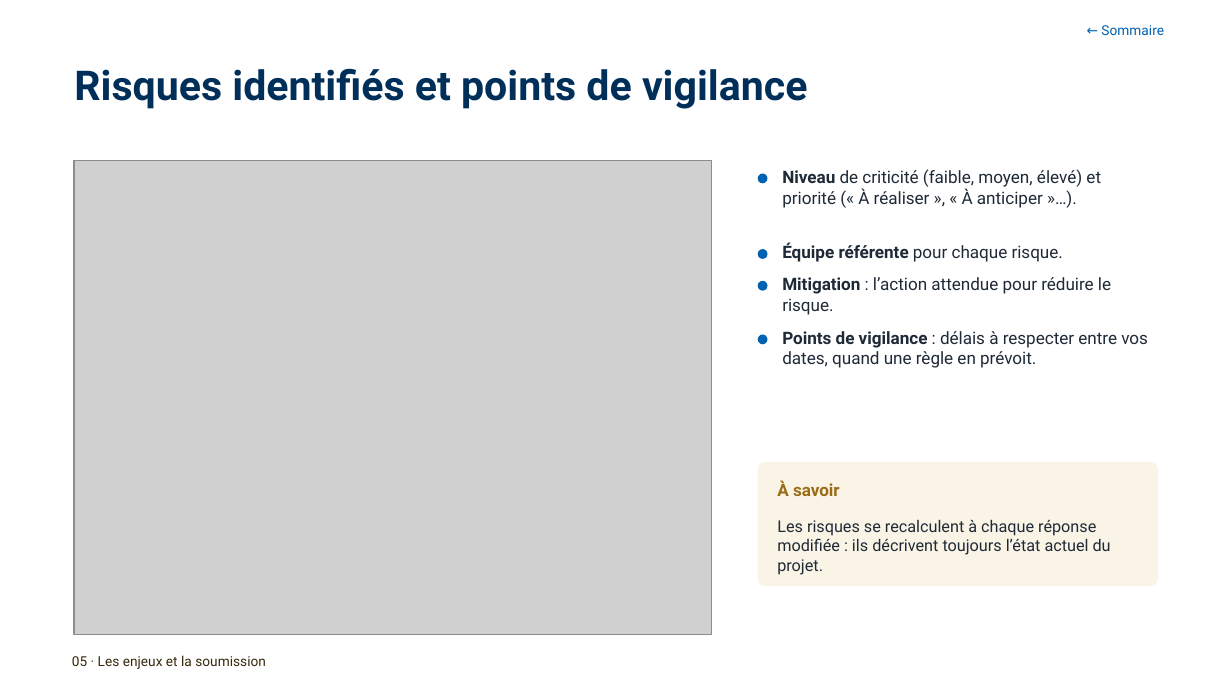
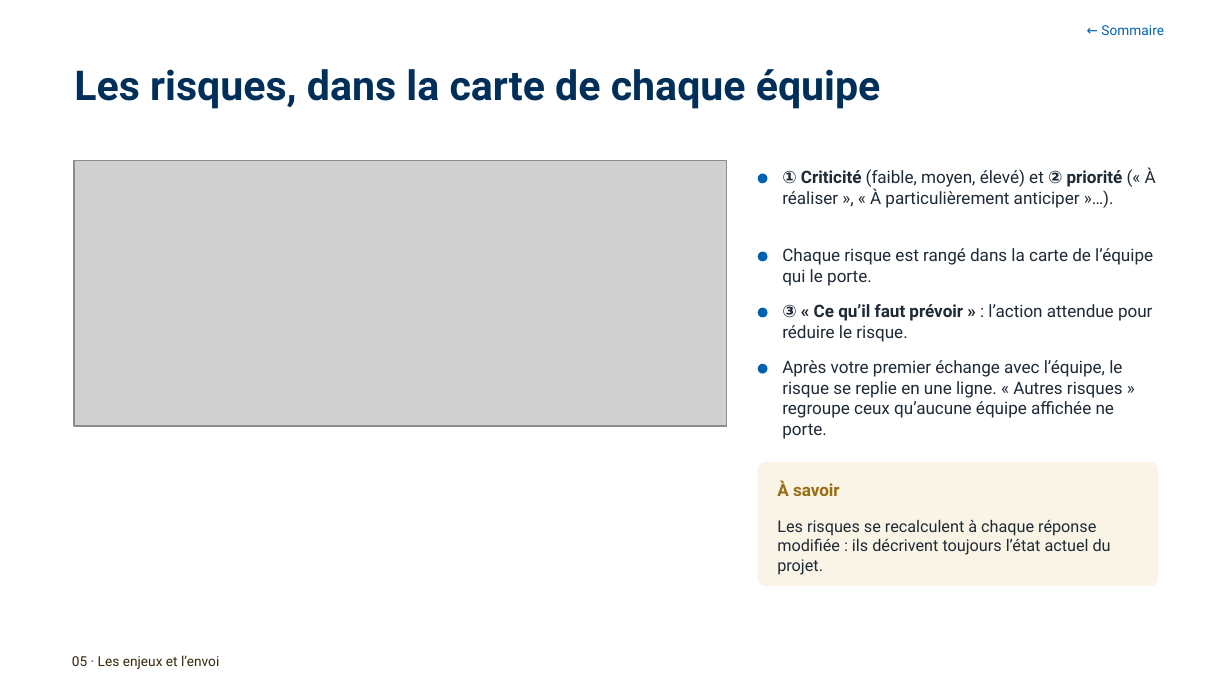
Before and after one commit to antoinelmariel-ux/ProjectNavigator, a slide deck: slide 41 of docs/Project Navigator _ Manuel Chef de Project.pptx. Drawn at 1232x693 pixels with LibreOffice and Linux fonts; fonts in the diff are those of the drawing; grey boxes stand for pictures; background and template pictures are left out. Boxes give left, top, right and bottom in pixels: in the first picture for what was removed or moved away, otherwise in the second. Text is boxed around its words. In the diff, an @@ line names an element or a change of style, - is before the commit and + after.

```diff
--- a/docs/Project Navigator _ Manuel Chef de Project.pptx
+++ b/docs/Project Navigator _ Manuel Chef de Project.pptx
@@ title at <box>74,69,881,109</box>: text changed @@
-Risques identifiés et points de vigilance
+Les risques, dans la carte de chaque équipe
@@ picture: place and size @@
-picture at <box>74,160,711,634</box>
+picture at <box>74,160,727,426</box>
@@ text at <box>782,168,1156,208</box>: text changed @@
-Niveau de criticité (faible, moyen, élevé) et priorité (« À réaliser », « À anticiper »…).
+① Criticité (faible, moyen, élevé) et ② priorité (« À réaliser », « À particulièrement anticiper »…).
@@ text at <box>782,248,1153,286</box>: text changed @@
-Équipe référente pour chaque risque.
+Chaque risque est rangé dans la carte de l’équipe qui le porte.
@@ ellipse: place and size @@
-ellipse at <box>758,281,768,291</box>
+ellipse at <box>758,308,768,318</box>
@@ text at <box>782,304,1152,342</box>: text changed @@
-Mitigation : l’action attendue pour réduire le risque.
+③ « Ce qu’il faut prévoir » : l’action attendue pour réduire le risque.
@@ ellipse: place and size @@
-ellipse at <box>758,334,768,344</box>
+ellipse at <box>758,363,768,373</box>
@@ text at <box>782,360,1123,439</box>: text changed @@
-Points de vigilance : délais à respecter entre vos dates, quand une règle en prévoit.
+Après votre premier échange avec l’équipe, le risque se replie en une ligne. « Autres risques » regroupe ceux qu’aucune équipe affichée ne porte.
@@ text at <box>72,655,219,669</box>: text changed @@
-05 · Les enjeux et la soumission
+05 · Les enjeux et l’envoi
```
Also in this commit, not shown: 36 other slides changed, 2 slides added, 1 slide removed, 1 other file.
